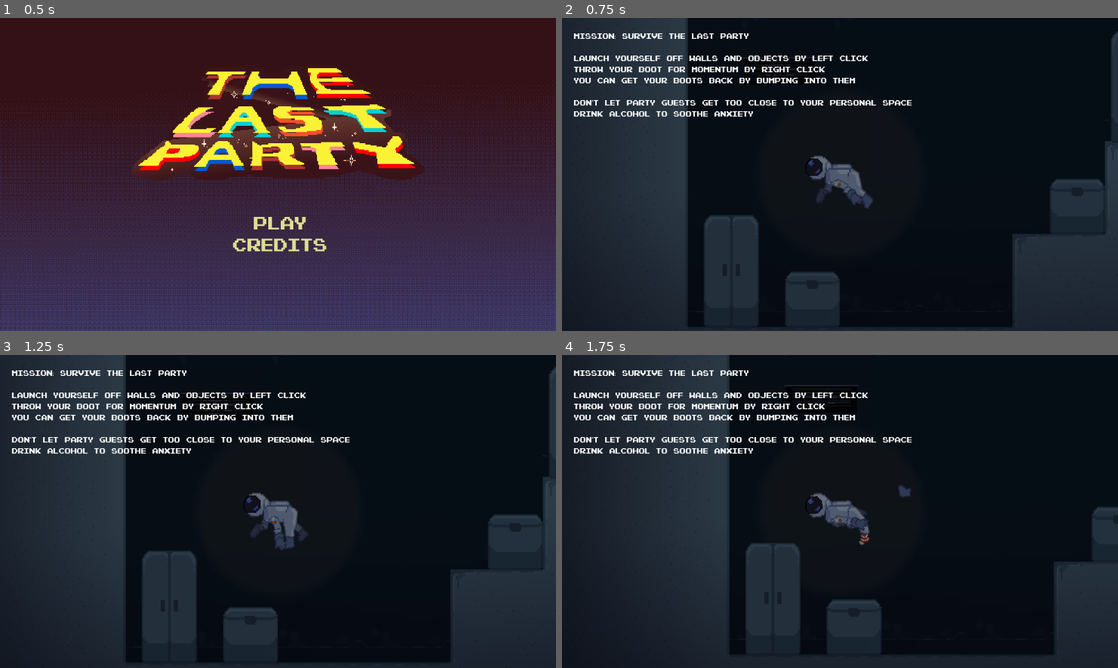
Above: before the commit, frames 1-4 (two rows, left to right).
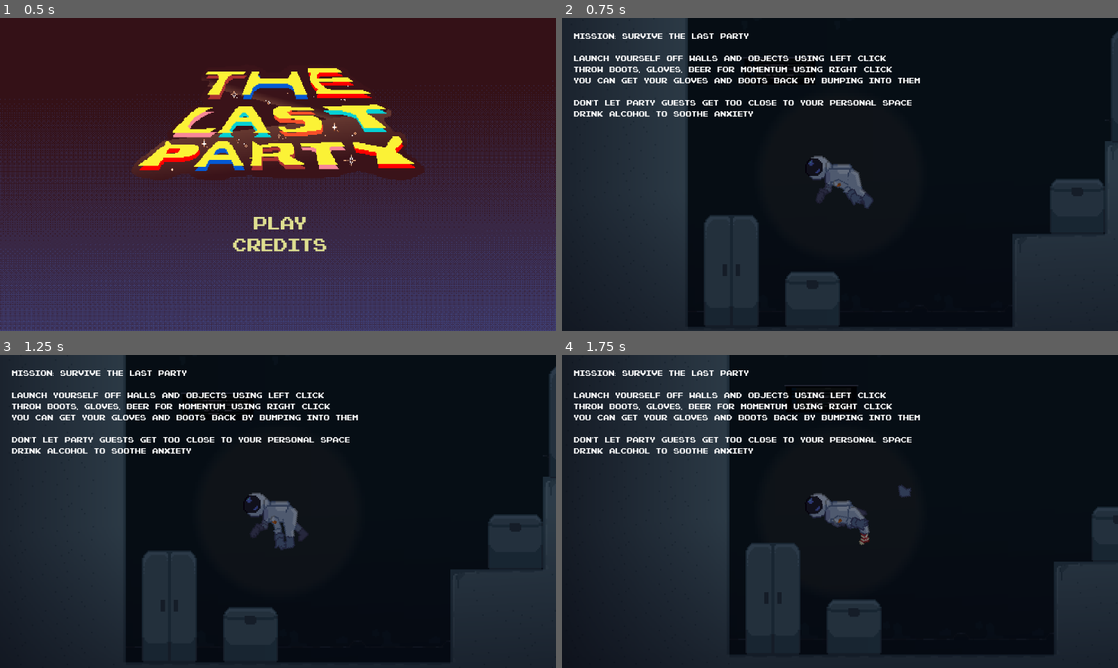
Above: after the commit, the same moments.

Repository: PiotrusWatson/last_party
Game: Godot game, scene res://worlds/main_menu.tscn
Two runs of this game, one before a commit and one after it. Both use one fixed random seed, a clock stepped at 60 frames per second and the inputs below.
Inputs (mouse positions are in pixels of both pictures, inside the frame that each line leads up to):
- Up to frame 1 (0.5 s): no input
- Up to frame 2 (0.75 s): click "Play" at 0.5 s
- Up to frame 3 (1.25 s): no input
- Up to frame 4 (1.75 s): move the mouse to (962, 495) at 1.27 s; right-click (962, 495) at 1.35 s

Frame 1 is identical in both runs. In frame 2, 1.4% of the frame differs, in the area x 8-65%, y 12-21%; in frame 3, 1.4%; in frame 4, 1.4%.

Commit message:
updated tutorial to reflect better things

Diff:
--- a/worlds/tutorial_scene.tscn
+++ b/worlds/tutorial_scene.tscn
@@ -260,9 +260,9 @@
 theme_override_fonts/font = ExtResource("8_sm8rp")
 text = "Mission: survive the last party
 
-Launch yourself off walls and objects by left click
-throw your boot for momentum by right click
-You can get your boots back by bumping into them
+Launch yourself off walls and objects using left click
+throw boots, gloves, beer for momentum using right click
+You can get your gloves and boots back by bumping into them
 
 Don't let party guests get too close to your personal space
 Drink alcohol to soothe anxiety"
